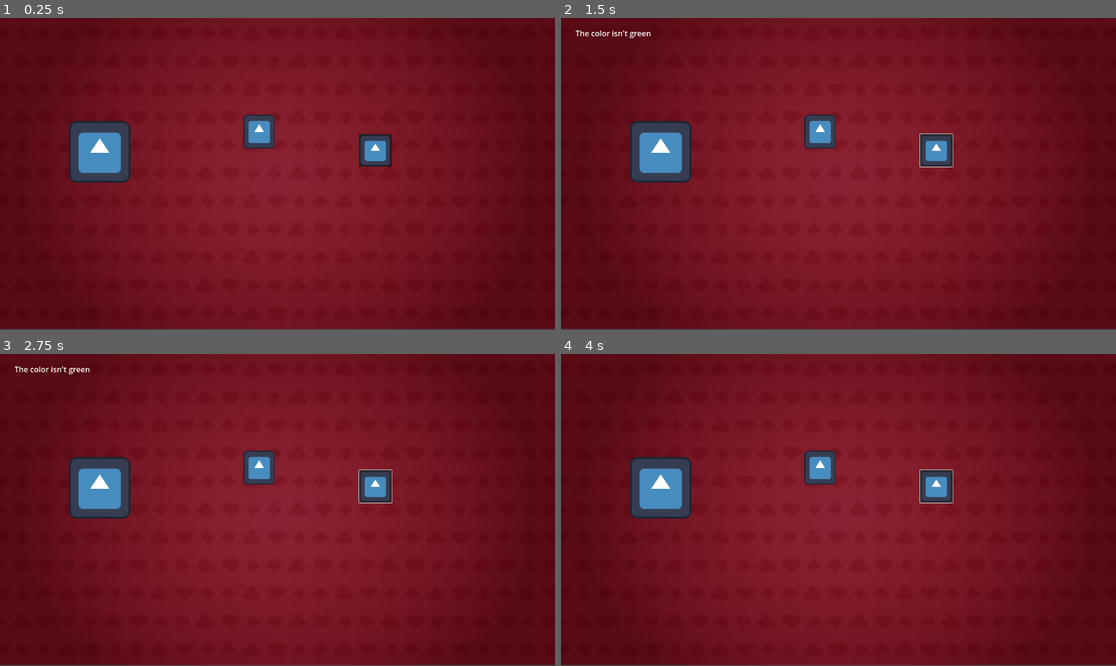
Above: before the commit, frames 1-4 (two rows, left to right).
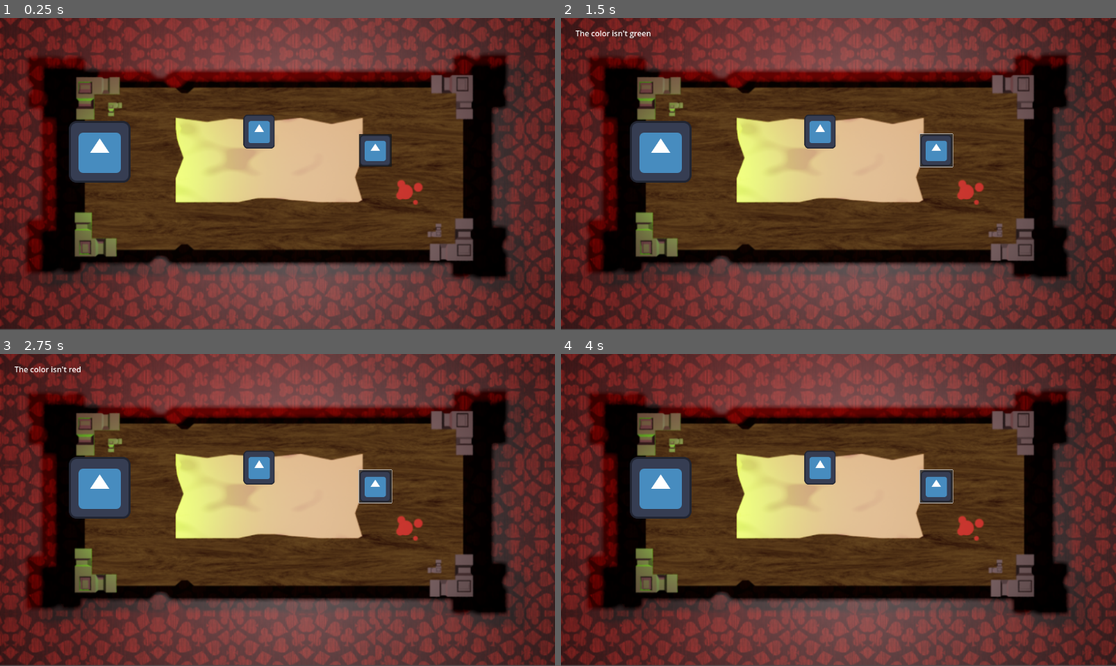
Above: after the commit, the same moments.

Repository: avanishbadhan/jumpstart
Game: Godot game, scene res://main.tscn
The game is run twice, just before and just after one commit, with the same random seed, the same clock (stepped at 60 frames per second) and the same inputs. The engine's default icon, where the game draws it, is replaced by a stand-in: a white triangle on a blue panel in a dark square.
Inputs (mouse positions are in pixels of both pictures, inside the frame that each line leads up to):
- Up to frame 1 (0.25 s): no input
- Up to frame 2 (1.5 s): click (938, 149) at 0.52 s; click (938, 149) at 1.27 s
- Up to frame 3 (2.75 s): click (377, 485) at 2.02 s
- Up to frame 4 (4 s): click (938, 485) at 2.77 s; click (938, 485) at 3.52 s

The runs differ from the first frame. In frame 1, 87% of the frame differs, in the area x 0-100%, y 0-100%; in frame 2, 87%; in frame 3, 87%; in frame 4, 87%.

Commit message:
update 0.3
added new bg, added sound effects

Diff:
--- a/main.tscn
+++ b/main.tscn
@@ -1,10 +1,12 @@
-[gd_scene load_steps=6 format=3 uid="uid://dtuqbrulfuv2l"]
+[gd_scene load_steps=8 format=3 uid="uid://dtuqbrulfuv2l"]
 
 [ext_resource type="Texture2D" uid="uid://c2ajoocoe8pn1" path="res://icon.svg" id="1_0xm2m"]
+[ext_resource type="Texture2D" uid="uid://ciop53dgajnwt" path="res://Screenshot 2025-09-27 192503.png" id="1_272bh"]
 [ext_resource type="Script" uid="uid://oa6oklbl8m10" path="res://player.gd" id="1_h2yge"]
-[ext_resource type="Texture2D" uid="uid://cn8x0a8bx0u4s" path="res://red_carpet.png" id="4_1bvp3"]
 [ext_resource type="Script" uid="uid://chq7epkwhy0jq" path="res://popUp.gd" id="4_lquwl"]
+[ext_resource type="AudioStream" uid="uid://3nwfosqbtkbm" path="res://knife-stab-48222.mp3" id="5_7mycd"]
 [ext_resource type="AudioStream" uid="uid://vekqjcc1acls" path="res://music.mp3" id="5_lquwl"]
+[ext_resource type="AudioStream" uid="uid://cd81e71mo8b3y" path="res://knife-slice-41231.mp3" id="6_272bh"]
 
 [node name="Node2D" type="Node2D"]
 
@@ -12,7 +14,7 @@
 z_index = -2
 offset_right = 1155.0
 offset_bottom = 646.0
-texture = ExtResource("4_1bvp3")
+texture = ExtResource("1_272bh")
 
 [node name="player" type="CharacterBody2D" parent="."]
 position = Vector2(550, 232)
@@ -40,7 +42,7 @@
 offset_bottom = -189.0
 text = "The color isn't green"
 
-[node name="Button" type="Button" parent="Control"]
+[node name="machete" type="Button" parent="Control"]
 layout_mode = 0
 offset_left = -16.0
 offset_top = -17.0
@@ -49,6 +51,12 @@
 scale = Vector2(0.5, 0.5)
 icon = ExtResource("1_0xm2m")
 script = ExtResource("4_lquwl")
+
+[node name="AudioStreamPlayer" type="AudioStreamPlayer" parent="Control/machete"]
+stream = ExtResource("5_7mycd")
+
+[node name="AudioStreamPlayer2" type="AudioStreamPlayer" parent="Control/machete"]
+stream = ExtResource("6_272bh")
 
 [node name="Hand" type="Node2D" parent="."]
 position = Vector2(191, 275)
--- a/popUp.gd
+++ b/popUp.gd
@@ -1,6 +1,8 @@
 extends Button
 
 @onready var popup_label = $"../Not_Green"
+@onready var cutting = $"../machete/AudioStreamPlayer"
+@onready var slice = $"../machete/AudioStreamPlayer2"
 var fingers := 5
 
 func _ready():
@@ -8,6 +10,8 @@
 	pressed.connect(_button_pressed)
 
 func _button_pressed():
+	slice.play()
+	cutting.play()
 	var random = randi() % 4
 	match random:
 		0: popup_label.text = "The color isn't green"
Binary file added: Screenshot 2025-09-27 192503.png
Not shown, added: Screenshot 2025-09-27 192503.png.import
Not shown, added: knife-slice-41231.mp3.import
Not shown, added: knife-stab-48222.mp3.import
Not shown, added: knife-slice-41231.mp3
Not shown, added: knife-stab-48222.mp3
